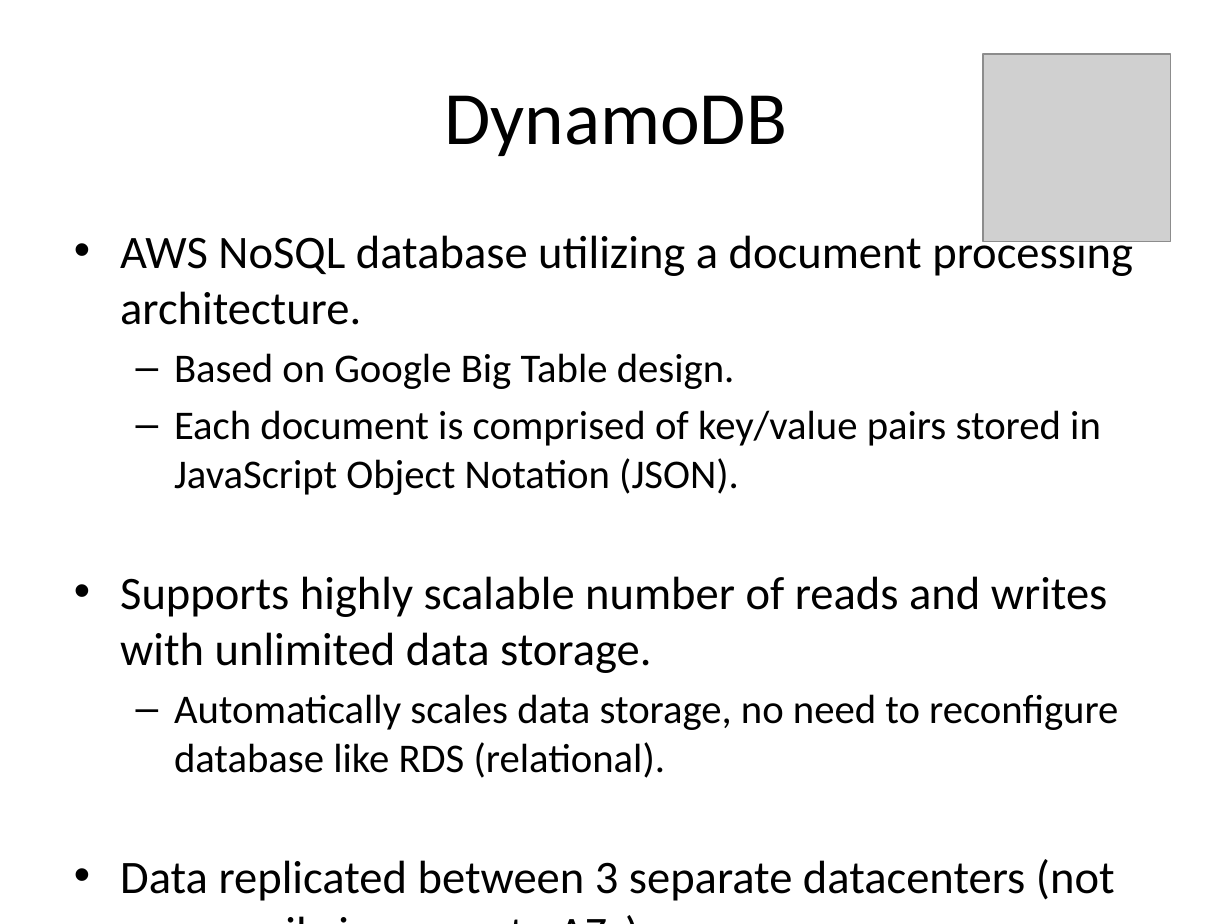
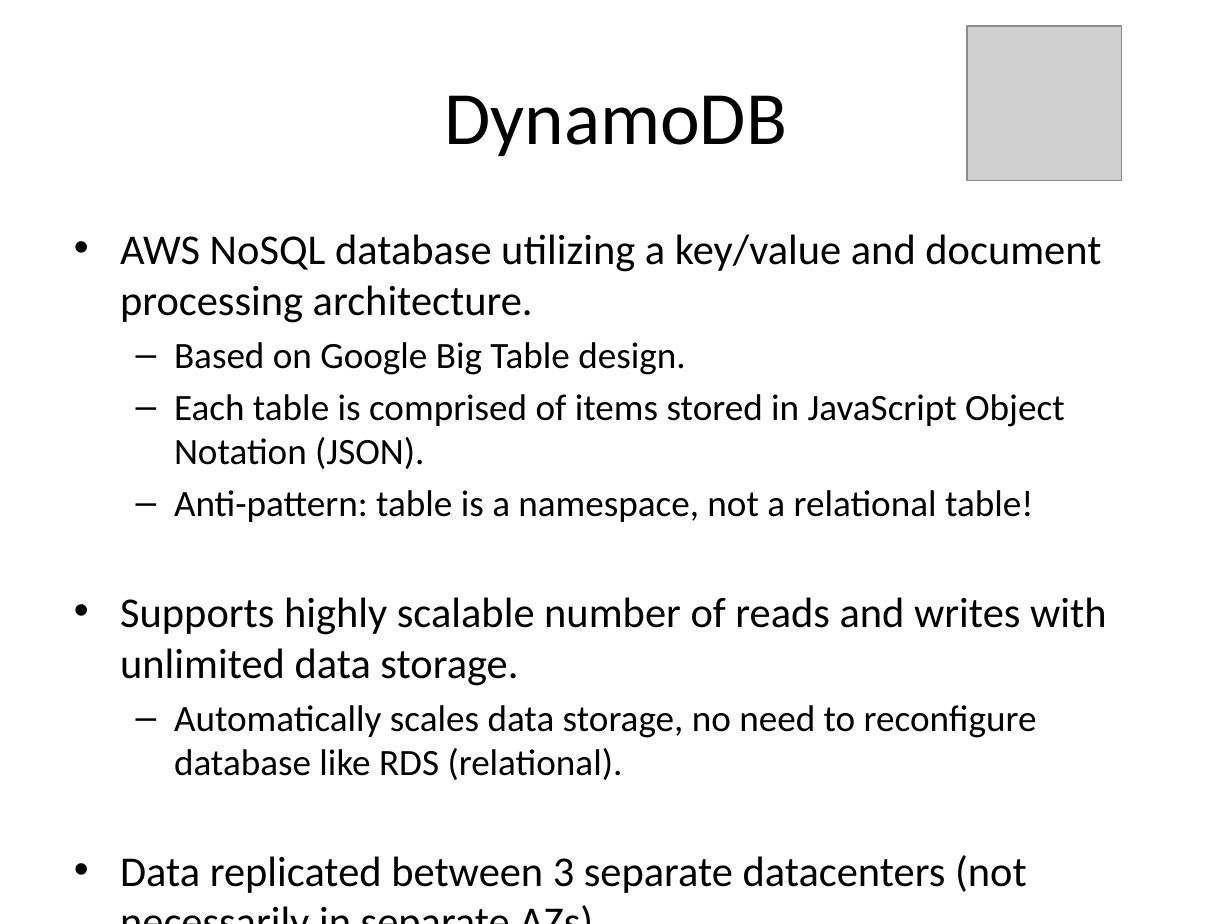
Before and after one commit to jasondbaker/infrastructure-class, a slide deck: slide 38 of lectures/infrastructure-week-4.pptx (slide 34 before the commit). Drawn at 1232x924 pixels with LibreOffice and Linux fonts; fonts in the diff are those of the drawing; grey boxes stand for pictures. Boxes give left, top, right and bottom in pixels: in the first picture for what was removed or moved away, otherwise in the second. Text is boxed around its words. In the diff, an @@ line names an element or a change of style, - is before the commit and + after.

```diff
--- a/lectures/infrastructure-week-4.pptx
+++ b/lectures/infrastructure-week-4.pptx
@@ picture added at (967, 26, 1121, 180) @@
@@ picture removed at (983, 54, 1170, 241) @@
@@ text at (120, 234, 1101, 323): text changed; size 27.2 to 24.8 pt @@
-• AWS NoSQL database utilizing a document processing architecture.
+• AWS NoSQL database utilizing a key/value and document processing architecture.
@@ text at (120, 342, 1107, 893): size 23.8 to 21.7 pt in "Based on Google Big Table design.", "Automatically scales data storage, no need to ..."; size 27.2 to 24.8 pt in "Supports highly scalable number of reads and ...", "Data replicated between 3 separate datacenters (not ..." @@
@@ text at (174, 394, 1065, 522): text changed; size 23.8 to 21.7 pt @@
-  – Each document is comprised of key/value pairs stored in JavaScript Object Notation (JSON).
+  – Each table is comprised of items stored in JavaScript Object Notation (JSON).
+  – Anti-pattern: table is a namespace, not a relational table!
```
Also in this commit, not shown: 6 other slides changed, 8 slides added, 1 slide removed.
